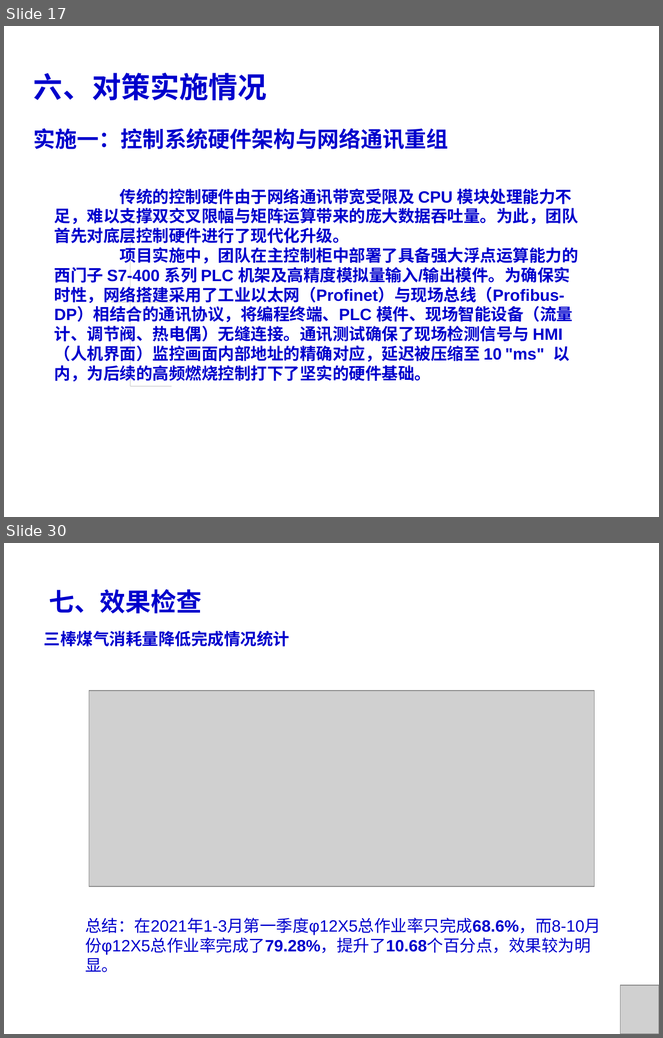
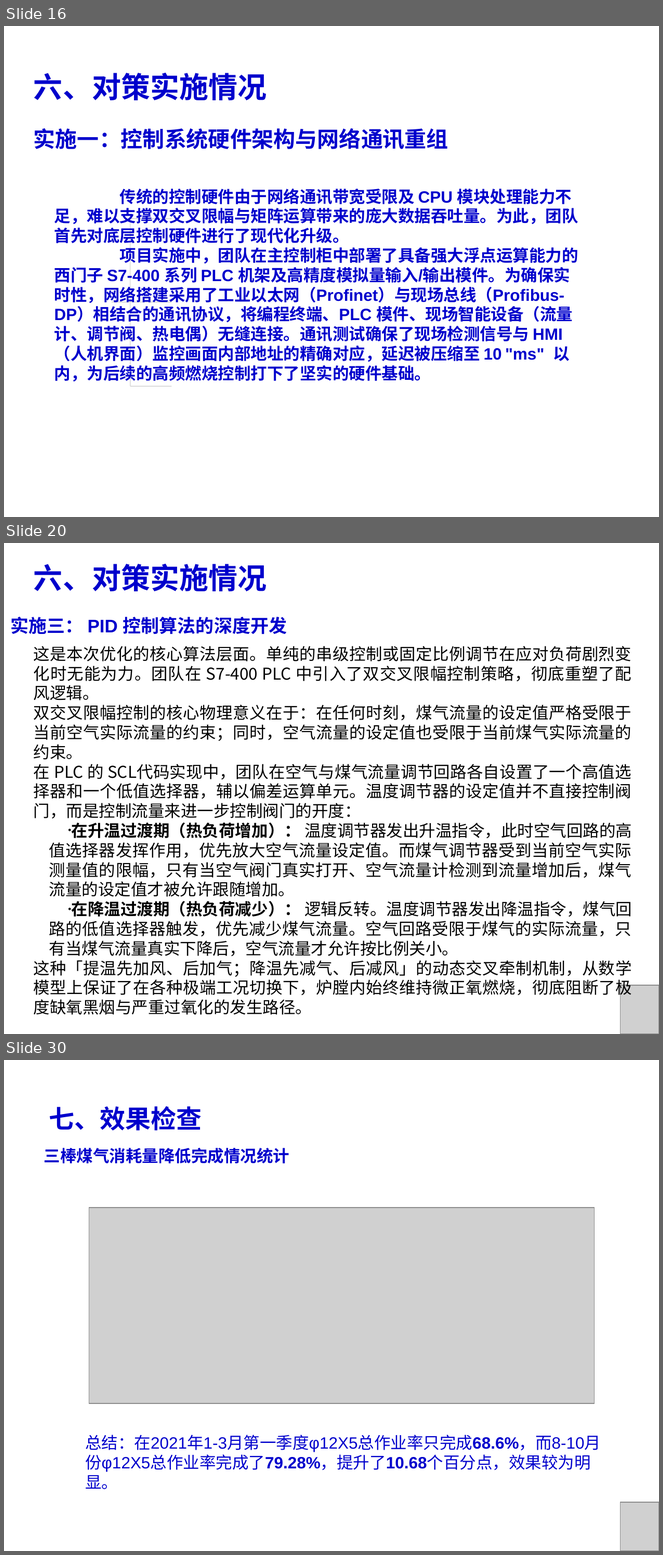
Before and after one commit to wfq1971/work_file, a slide deck: 2021年三棒作业区QC课题.ppt. Shown one above the other, each under a label of ours: slides 17 and 30 before the commit, slides 16, 20 and 30 after it; the slides between them are not shown. The pictures are 663x1038 and 663x1555 pixels, drawn with LibreOffice and Linux fonts; fonts in the diff are those of the drawing; grey boxes stand for pictures; background and template pictures are left out. Boxes give left, top, right and bottom in pixels: in the first picture for what was removed or moved away, otherwise in the second. Text is boxed around its words. In the diff, an @@ line names an element or a change of style, - is before the commit and + after.

```diff
--- a/2021年三棒作业区QC课题.ppt
+++ b/2021年三棒作业区QC课题.ppt
@@ slide 20 added at (4,543,659,1034), background picture (left out) @@
@@ text added at (34,564,267,591), 32 pt, text #0000CC, bold @@
+六、对策实施情况
@@ text added at (10,617,287,634), 20 pt, text #0000CC, bold @@
+实施三： PID 控制算法的深度开发
@@ text added at (34,646,632,1015), 18 pt, text #000000 @@
+这是本次优化的核心算法层面。单纯的串级控制或固定比例调节在应对负荷剧烈变化时无能为力。团队在 S7-400 PLC 中引入了双交叉限幅控制策略，彻底重塑了配风逻辑。
+双交叉限幅控制的核心物理意义在于：在任何时刻，煤气流量的设定值严格受限于当前空气实际流量的约束；同时，空气流量的设定值也受限于当前煤气实际流量的约束。
+在 PLC 的 SCL代码实现中，团队在空气与煤气流量调节回路各自设置了一个高值选择器和一个低值选择器，辅以偏差运算单元。温度调节器的设定值并不直接控制阀门，而是控制流量来进一步控制阀门的开度：
+• 在升温过渡期（热负荷增加）： 温度调节器发出升温指令，此时空气回路的高值选择器发挥作用，优先放大空气流量设定值。而煤气调节器受到当前空气实际测量值的限幅，只有当空气阀门真实打开、空气流量计检测到流量增加后，煤气流量的设定值才被允许跟随增加。
+• 在降温过渡期（热负荷减少）： 逻辑反转。温度调节器发出降温指令，煤气回路的低值选择器触发，优先减少煤气流量。空气回路受限于煤气的实际流量，只有当煤气流量真实下降后，空气流量才允许按比例关小。
+这种「提温先加风、后加气；降温先减气、后减风」的动态交叉牵制机制，从数学模型上保证了在各种极端工况切换下，炉膛内始终维持微正氧燃烧，彻底阻断了极度缺氧黑烟与严重过氧化的发生路径。
@@ picture added at (621,985,659,1034) @@
@@ what was slide 17 is now slide 16 @@
```
Also in this commit, not shown: 5 slides changed, 1 other slide added, 2 slides removed, 2 other files.
